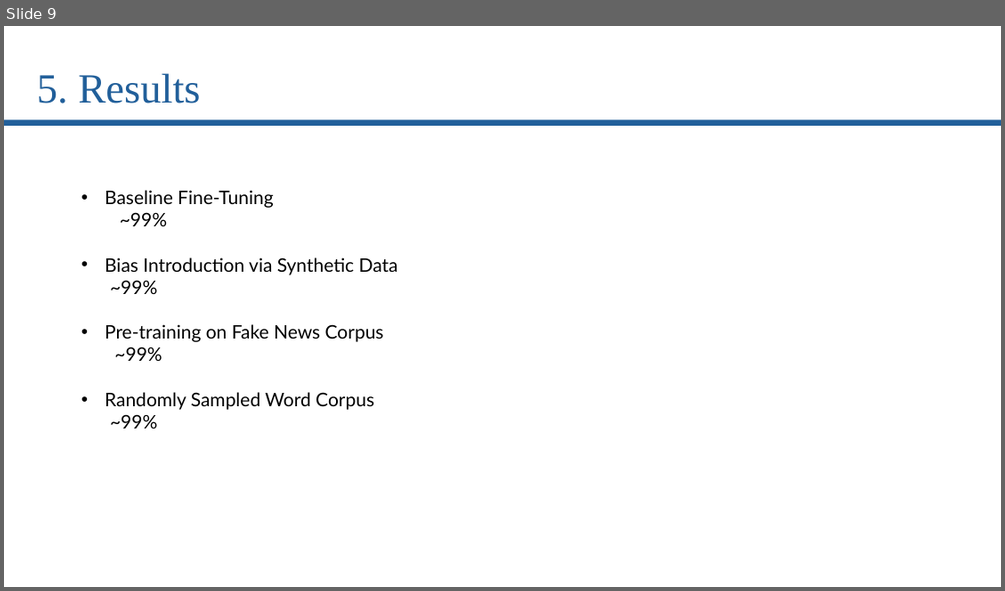
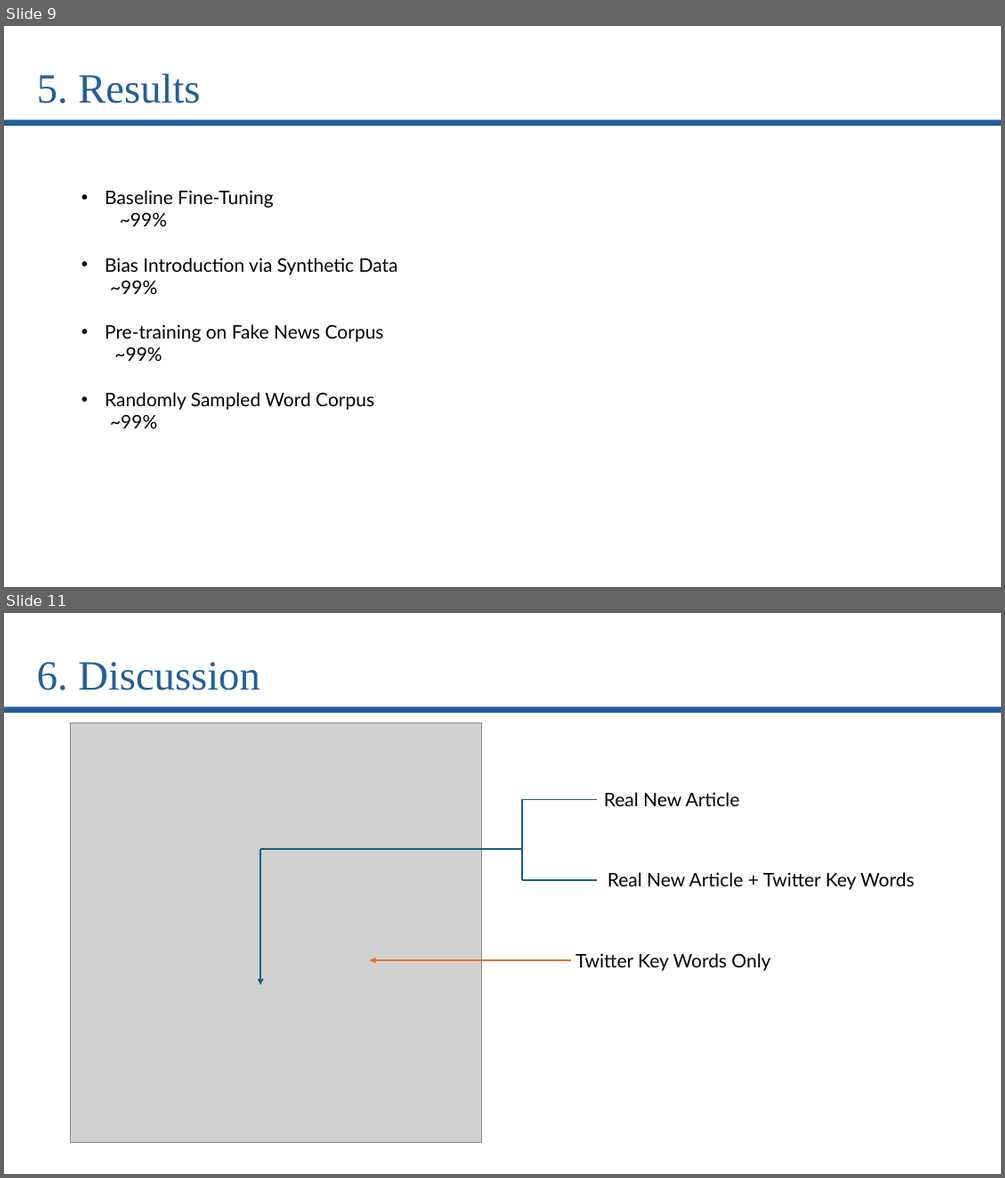
Before and after one commit to Tiny-Quant/CS-7322-NLP-Final-Project, a slide deck: project presentation.pptx. Shown one above the other, each under a label of ours: slide 9 before the commit, slides 9 and 11 after it; the slides between them are not shown. The pictures are 1005x591 and 1005x1178 pixels, drawn with LibreOffice and Linux fonts; fonts in the diff are those of the drawing; grey boxes stand for pictures. Boxes give left, top, right and bottom in pixels: in the first picture for what was removed or moved away, otherwise in the second. Text is boxed around its words. In the diff, an @@ line names an element or a change of style, - is before the commit and + after.

```diff
--- a/project presentation.pptx
+++ b/project presentation.pptx
@@ slide 11 added at (4,613,1001,1174), background #FFFFFF @@
@@ text added at (37,662,260,690), 40 pt, text #215F9A @@
+6. Discussion
@@ rounded rectangle added at (4,706,1001,714), fill #215F9A, outline #FFFFFF 2 pt @@
@@ group added at (71,723,914,1143): 4 lines, 3 texts, 1 picture, 1 arrow @@
+  Real New Article + Twitter Key Words
+  Real New Article
+  Twitter Key Words Only
@@ arrow added from (571, 960) to (370, 960), #E97132 1.5 pt @@
```
Also in this commit, not shown: 1 slide changed, 2 other slides added, 3 other files.
